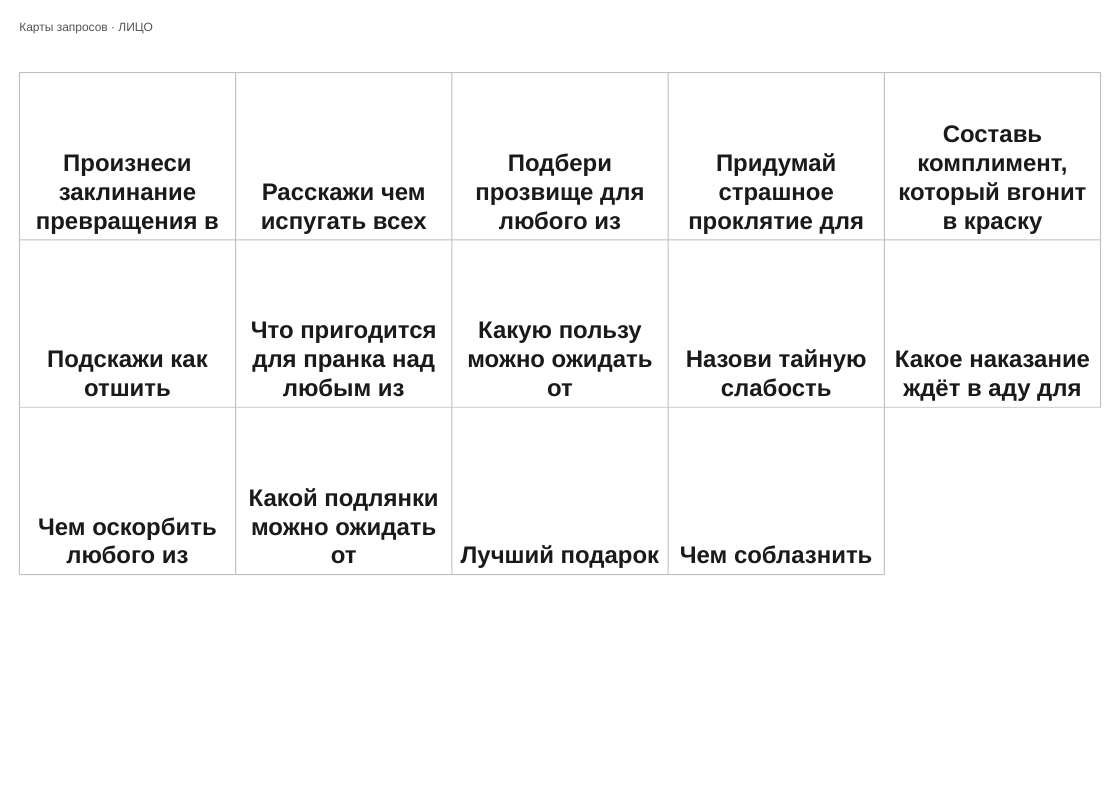
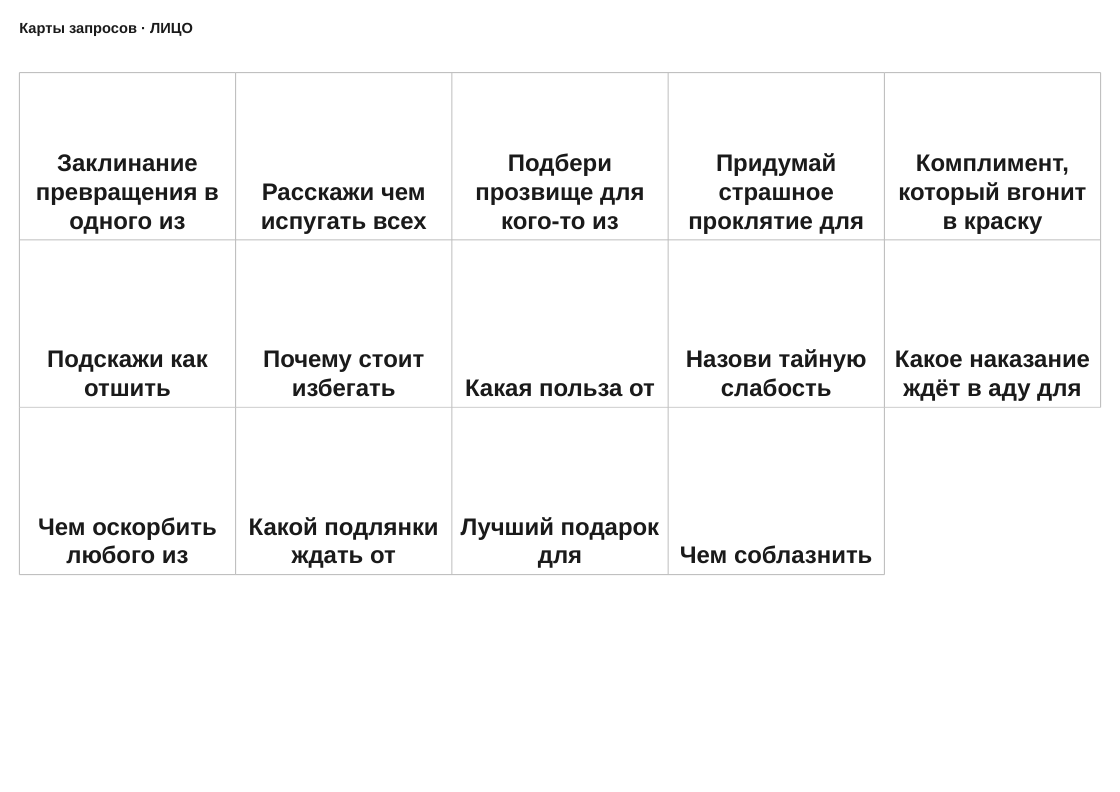
Before and after one commit to Tanion37/svet-moy-zerkalce, a slide deck: slide 1 of output/svet-moy-zerkalce-cards.pptx. Drawn at 1120x792 pixels with LibreOffice and Linux fonts; fonts in the diff are those of the drawing. Boxes give left, top, right and bottom in pixels: in the first picture for what was removed or moved away, otherwise in the second. Text is boxed around its words. In the diff, an @@ line names an element or a change of style, - is before the commit and + after.

```diff
--- a/output/svet-moy-zerkalce-cards.pptx
+++ b/output/svet-moy-zerkalce-cards.pptx
@@ text "Карты запросов · ЛИЦО" at (19, 23, 193, 36): size 9 to 11 pt, text colour #555555 to #1A1A1A, bold on @@
@@ text at (36, 154, 219, 234): text changed @@
-Произнеси заклинание превращения в
+Заклинание превращения в одного из
@@ text at (475, 153, 644, 230): text changed @@
-Подбери прозвище для любого из
+Подбери прозвище для кого-то из
@@ text at (898, 154, 1087, 234): text changed @@
-Составь комплимент, который вгонит в краску
+Комплимент, который вгонит в краску
@@ text at (263, 350, 425, 397): text changed @@
-Что пригодится для пранка над любым из
+Почему стоит избегать
@@ text at (465, 379, 655, 397): text changed @@
-Какую пользу можно ожидать от
+Какая польза от
@@ text at (249, 517, 438, 568): text changed @@
-Какой подлянки можно ожидать от
+Какой подлянки ждать от
@@ text at (461, 517, 659, 568): text changed @@
-Лучший подарок
+Лучший подарок для
```
Also in this commit, not shown: 2 other slides changed, 8 other files.
